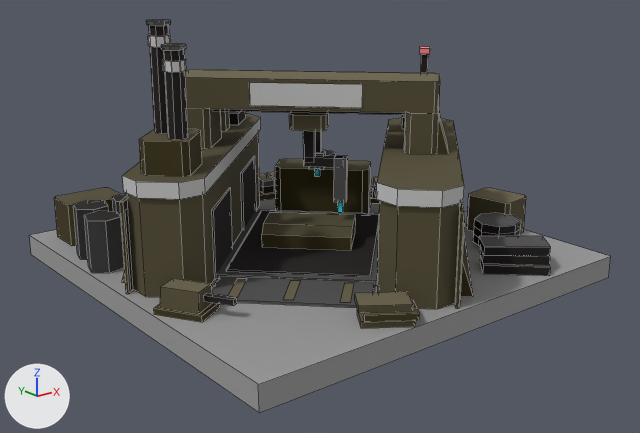
Two versions of the Blender file art/models/buildings/factory.atreides.blend, one commit apart.
The view is the same before and after, from a camera (50 mm lens) standing at (-7.12, -9.12, 4.33) and looking at (-0.07, -0.31, 0.81). The axes (+X, +Y, +Z) are drawn at lower left. The lights are the same throughout. The older version comes first. Mesh edges are drawn as thin lines.

In view in the first picture: '_slab', 'body', 'level2', 'spinner'.
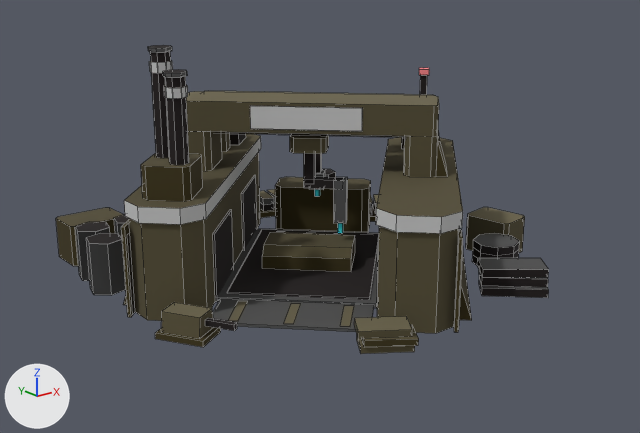
What the commit changed:
me_body is used by ob_body; location (0.0, 0.0, 0.0).
me_body had 740 vertices, 494 faces and spanned x -2.82..2.86, y -2.87..2.84, z 0.3..2.84.
me_body now has 740 vertices, 494 faces and spans x -2.82..2.86, y -2.87..2.84, z 0.0..2.54.
me_body part 1: the whole mesh is moved by (0.0, 0.0, -0.3).
Object 'spinner' (ob_spinner) moves from (0.0, 0.0, 2.16) to (0.0, 0.0, 1.86).
Object 'level2' (ob_level2) moves from (0.0, 0.0, 0.0) to (0.0, 0.0, -0.3).
Object '_slab' (ob_slab) is deleted.

Boxes [x1, y1, x2, y2] around the edits, measured in the pictures (640 x 433 px):
'body', moved: before [54, 47, 551, 328]; after [56, 68, 549, 354]
'_slab', deleted: before [29, 184, 611, 413]
'level2', moved: before [139, 19, 449, 176]; after [141, 45, 448, 201]
'spinner', moved: before [289, 112, 348, 212]; after [290, 135, 348, 233]
